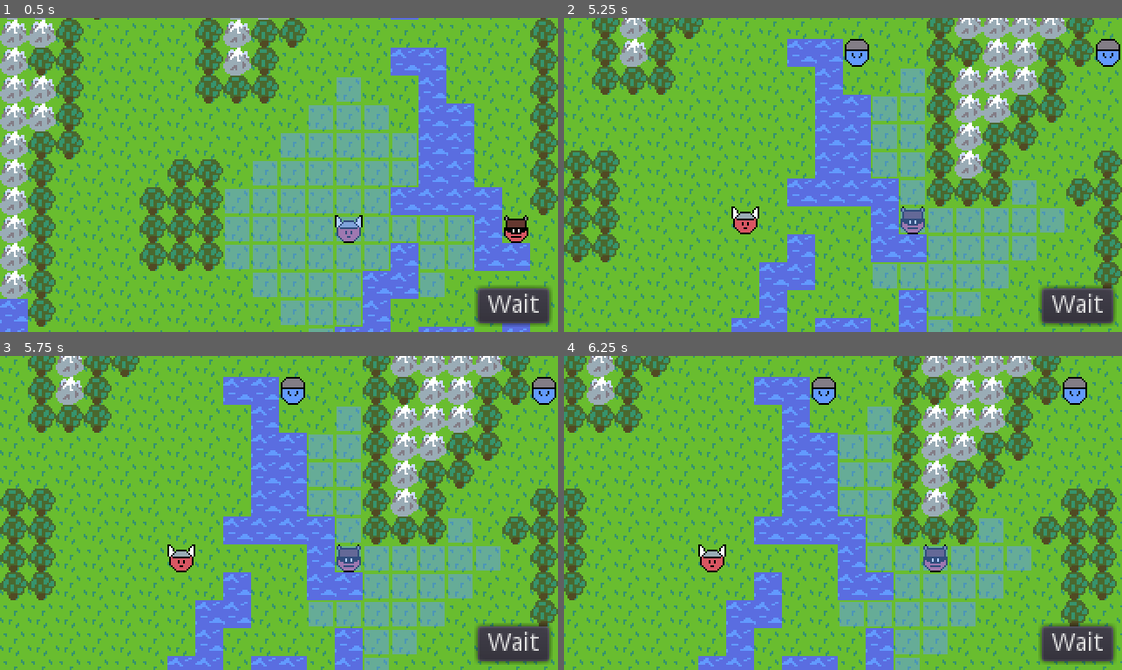
Above: before the commit, frames 1-4 (two rows, left to right).
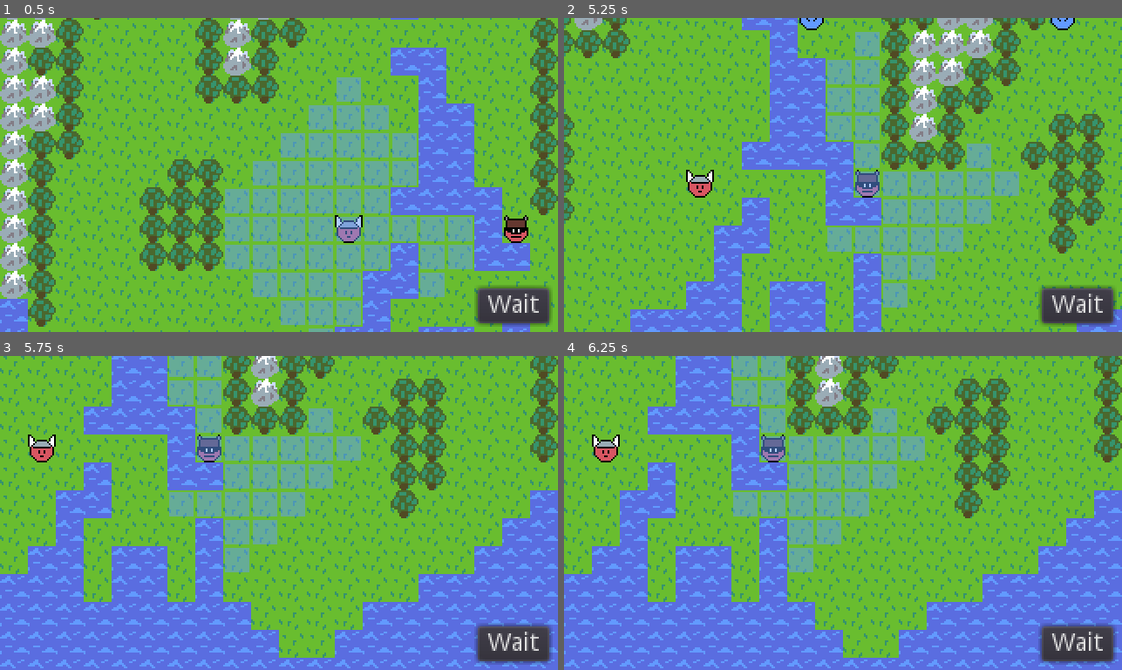
Above: after the commit, the same moments.

Repository: AaronWizard/LegendsOfMajesticSteel
Game: Godot game, scene res://src/game/Game.tscn
Same seed, same stepped clock (60 frames per second), same inputs: the game is played once before the commit and once after it.
Inputs (mouse positions are in pixels of both pictures, inside the frame that each line leads up to):
- Up to frame 1 (0.5 s): no input
- Up to frame 2 (5.25 s): click "Wait" at 0.5 s; click "Wait" at 1.25 s; move the mouse to (965, 159) at 2.02 s; click (965, 159) at 2.17 s; drag from (731, 190) to (815, 237) at 2.77 s; move the mouse to (898, 105) at 3.52 s; click (898, 105) at 3.67 s; click "Wait" at 4.25 s; drag from (815, 237) to (675, 127) at 5.02 s
- Up to frame 3 (5.75 s): no input
- Up to frame 4 (6.25 s): tap Enter at 5.75 s; move the mouse to (1010, 560) at 5.77 s; click (1010, 560) at 5.92 s

Frame 1 is identical in both runs. In frame 2, 60% of the frame differs, in the area x 0-100%, y 0-100%; in frame 3, 69%; in frame 4, 71%.

Commit message:
Change how controllers access gui. Don't drag during character movement nor AI.

Diff:
--- a/src/ai/AI.gd
+++ b/src/ai/AI.gd
@@ -13,15 +13,7 @@
 	return true
 
 
-func connect_to_gui(_gui: BattleGUI) -> void:
-	pass
-
-
-func disconnect_from_gui(_gui: BattleGUI) -> void:
-	pass
-
-
-func determine_action() -> void:
+func determine_action(_gui: BattleGUI) -> void:
 	var path = _pick_random_path()
 	var action := MoveAction.new(get_actor(), get_map(), path)
 	get_battle_stats().finished = true
--- a/src/ai/Controller.gd
+++ b/src/ai/Controller.gd
@@ -32,16 +32,7 @@
 
 
 # warning-ignore:unused_argument
-func connect_to_gui(gui: BattleGUI) -> void:
-	print("Controller: Must implement connect_to_gui()")
-
-
-# warning-ignore:unused_argument
-func disconnect_from_gui(gui: BattleGUI) -> void:
-	print("Controller: Must implement disconnect_from_gui()")
-
-
-func determine_action() -> void:
+func determine_action(gui: BattleGUI) -> void:
 	print("Controller: Must implement determine_action()")
 	get_battle_stats().finished = true
 	emit_signal("determined_action", null)
--- a/src/ai/Player.gd
+++ b/src/ai/Player.gd
@@ -4,23 +4,27 @@
 signal _input_processed(action)
 
 
-func connect_to_gui(gui: BattleGUI) -> void:
+func determine_action(gui: BattleGUI) -> void:
+	_connect_to_gui(gui)
+	var action: Action = yield(self, '_input_processed')
+	_disconnect_from_gui(gui)
+	emit_signal("determined_action", action)
+
+
+func _connect_to_gui(gui: BattleGUI) -> void:
 	gui.buttons_visible = true
+	gui.dragging_enabled = true
 	# warning-ignore:return_value_discarded
 	gui.connect("mouse_clicked", self, "_map_clicked")
 	# warning-ignore:return_value_discarded
 	gui.connect("wait_pressed", self, "_wait_clicked")
 
 
-func disconnect_from_gui(gui: BattleGUI) -> void:
+func _disconnect_from_gui(gui: BattleGUI) -> void:
 	gui.buttons_visible = false
+	gui.dragging_enabled = false
 	gui.disconnect("mouse_clicked", self, "_map_clicked")
 	gui.disconnect("wait_pressed", self, "_wait_clicked")
-
-
-func determine_action() -> void:
-	var action: Action = yield(self, '_input_processed')
-	emit_signal("determined_action", action)
 
 
 func _map_clicked(_position) -> void:
--- a/src/game/TurnManager.gd
+++ b/src/game/TurnManager.gd
@@ -24,12 +24,11 @@
 
 		if controller:
 			battle_stats.start_turn()
-			controller.connect_to_gui(gui)
 
 			emit_signal("turn_started", actor)
 
 			while not battle_stats.finished:
-				controller.call_deferred("determine_action")
+				controller.call_deferred("determine_action", gui)
 				var action: Action = yield(controller, "determined_action")
 				if controller.pauses:
 					yield(get_tree().create_timer(0.25), "timeout")
@@ -43,6 +42,5 @@
 				yield(get_tree().create_timer(0.25), "timeout")
 
 			emit_signal("turn_ended", actor)
-			controller.disconnect_from_gui(gui)
 
 		_current_index = (_current_index + 1) % actors.size()
